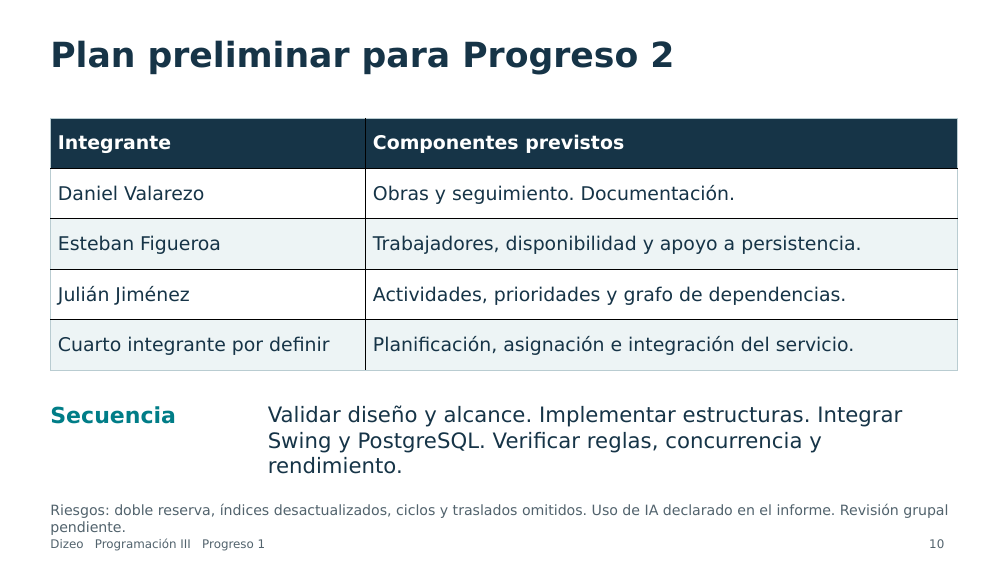
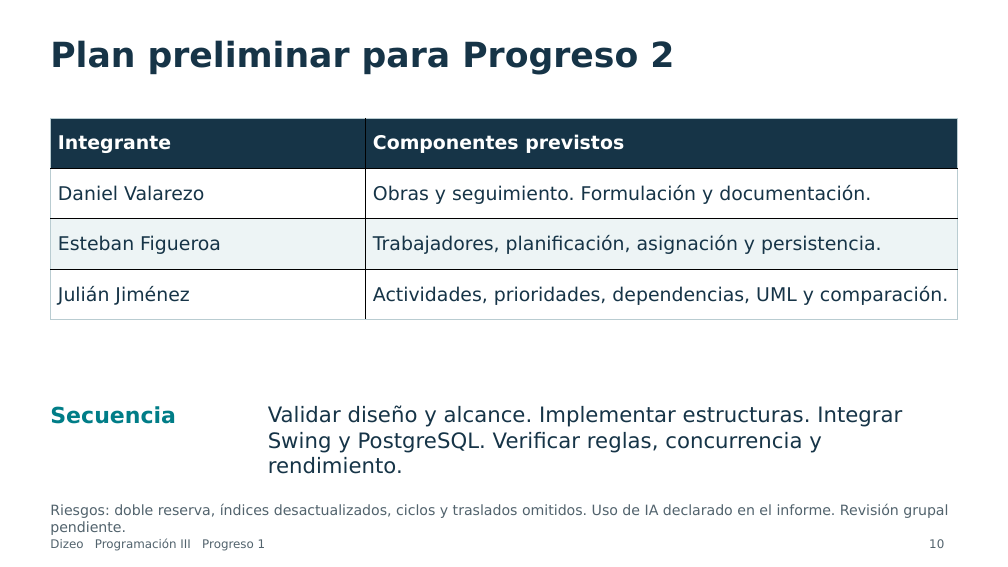
Before and after one commit to dxni999/avanceprogra, a slide deck: slide 10 of docs/presentacion/Presentacion_Dizeo_Progreso1_Final.pptx. Drawn at 1008x567 pixels with LibreOffice and Linux fonts; fonts in the diff are those of the drawing. Boxes give left, top, right and bottom in pixels: in the first picture for what was removed or moved away, otherwise in the second. Text is boxed around its words. In the diff, an @@ line names an element or a change of style, - is before the commit and + after.

```diff
--- a/docs/presentacion/Presentacion_Dizeo_Progreso1_Final.pptx
+++ b/docs/presentacion/Presentacion_Dizeo_Progreso1_Final.pptx
@@ table at (x1=51, y1=118, x2=958, y2=320) @@
-row 2: Daniel Valarezo | Obras y seguimiento. Documentación.
-row 3: Esteban Figueroa | Trabajadores, disponibilidad y apoyo a persistencia.
-row 4: Julián Jiménez | Actividades, prioridades y grafo de dependencias.
-row 5: Cuarto integrante por definir | Planificación, asignación e integración del servicio.
+row 2: Daniel Valarezo | Obras y seguimiento. Formulación y documentación.
+row 3: Esteban Figueroa | Trabajadores, planificación, asignación y persistencia.
+row 4: Julián Jiménez | Actividades, prioridades, dependencias, UML y comparación.
```
Also in this commit, not shown: 2 other slides changed, 3 other files.
